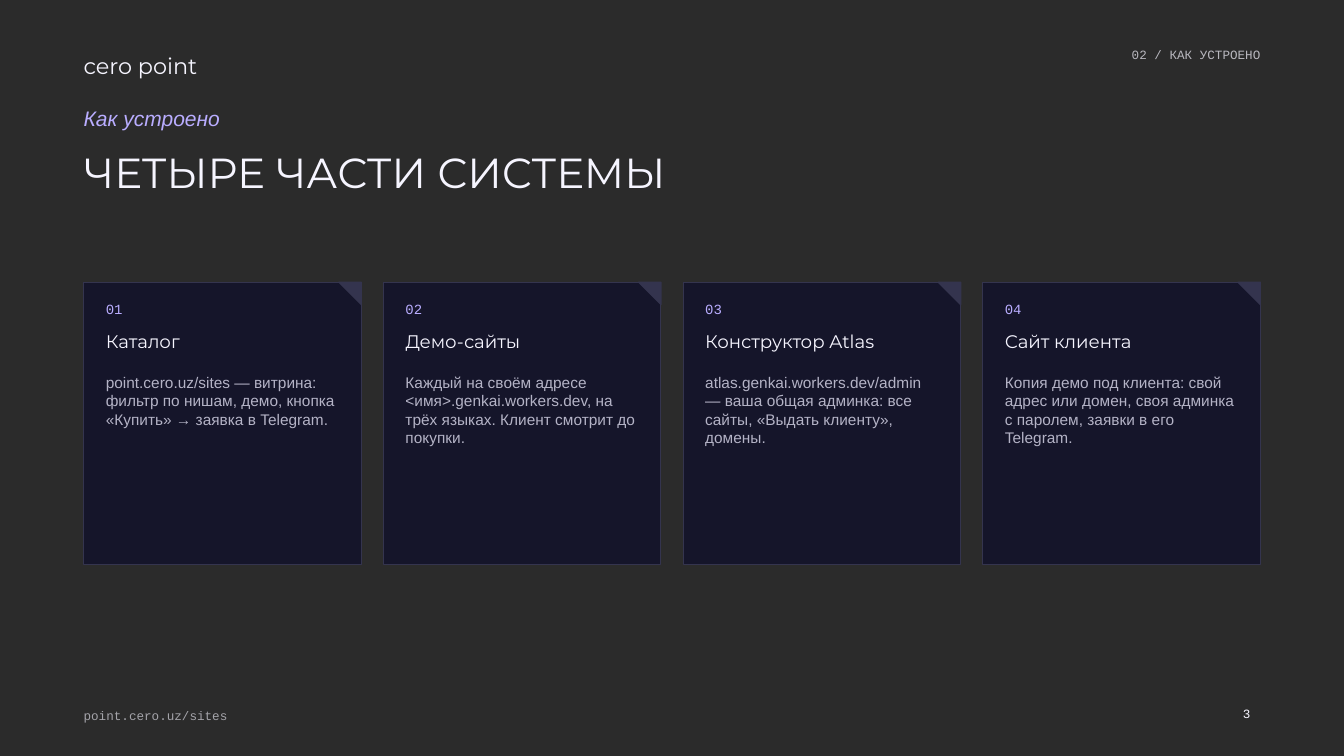
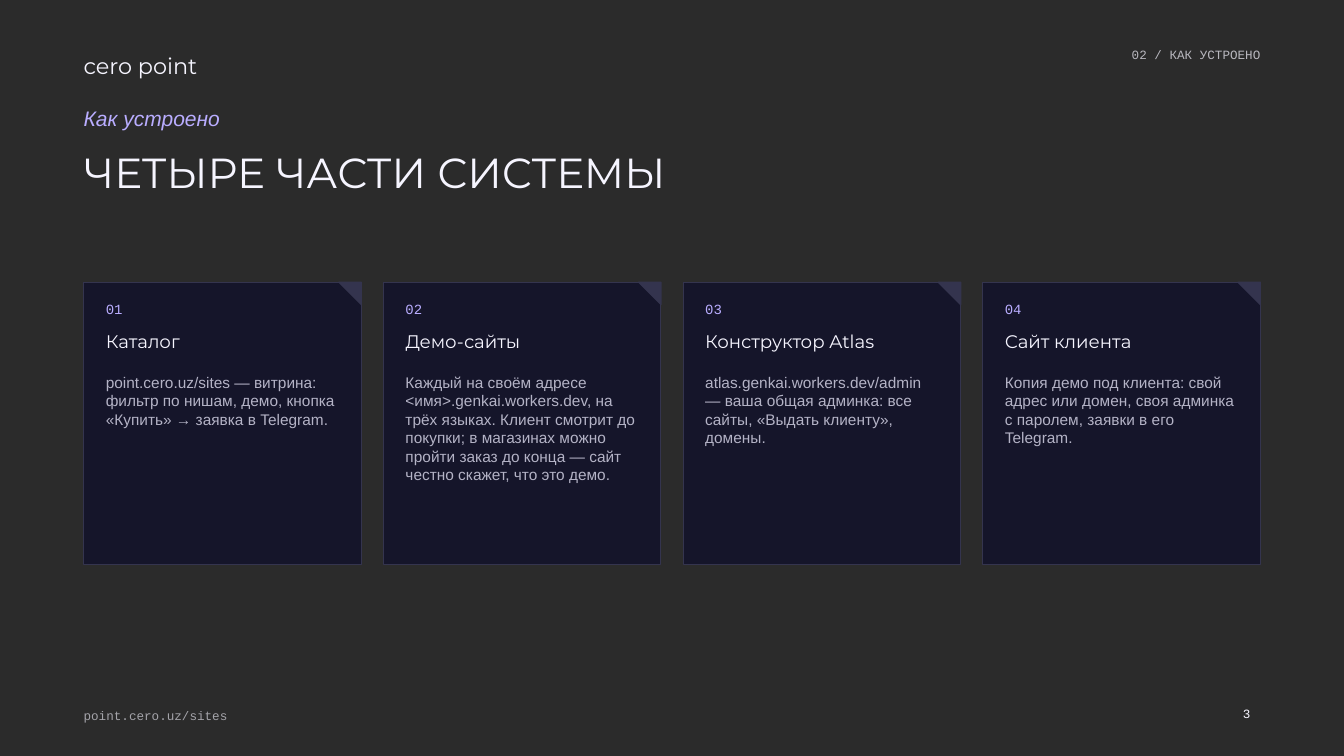
Before and after one commit to Genkkei/test, a slide deck: slide 3 of docs/deck/out/cero-point-gotovye-sajty.pptx. Drawn at 1344x756 pixels with LibreOffice and Linux fonts; fonts in the diff are those of the drawing; background and template pictures are left out; a plain dark background stands for a picture behind light text. Boxes give left, top, right and bottom in pixels: in the first picture for what was removed or moved away, otherwise in the second. Text is boxed around its words. In the diff, an @@ line names an element or a change of style, - is before the commit and + after.

```diff
--- a/docs/deck/out/cero-point-gotovye-sajty.pptx
+++ b/docs/deck/out/cero-point-gotovye-sajty.pptx
@@ text at [405, 376, 635, 483]: text changed @@
-Каждый на своём адресе <имя>.genkai.workers.dev, на трёх языках. Клиент смотрит до покупки.
+Каждый на своём адресе <имя>.genkai.workers.dev, на трёх языках. Клиент смотрит до покупки; в магазинах можно пройти заказ до конца — сайт честно скажет, что это демо.
```
Also in this commit, not shown: 2 other slides changed, 3 other files.
